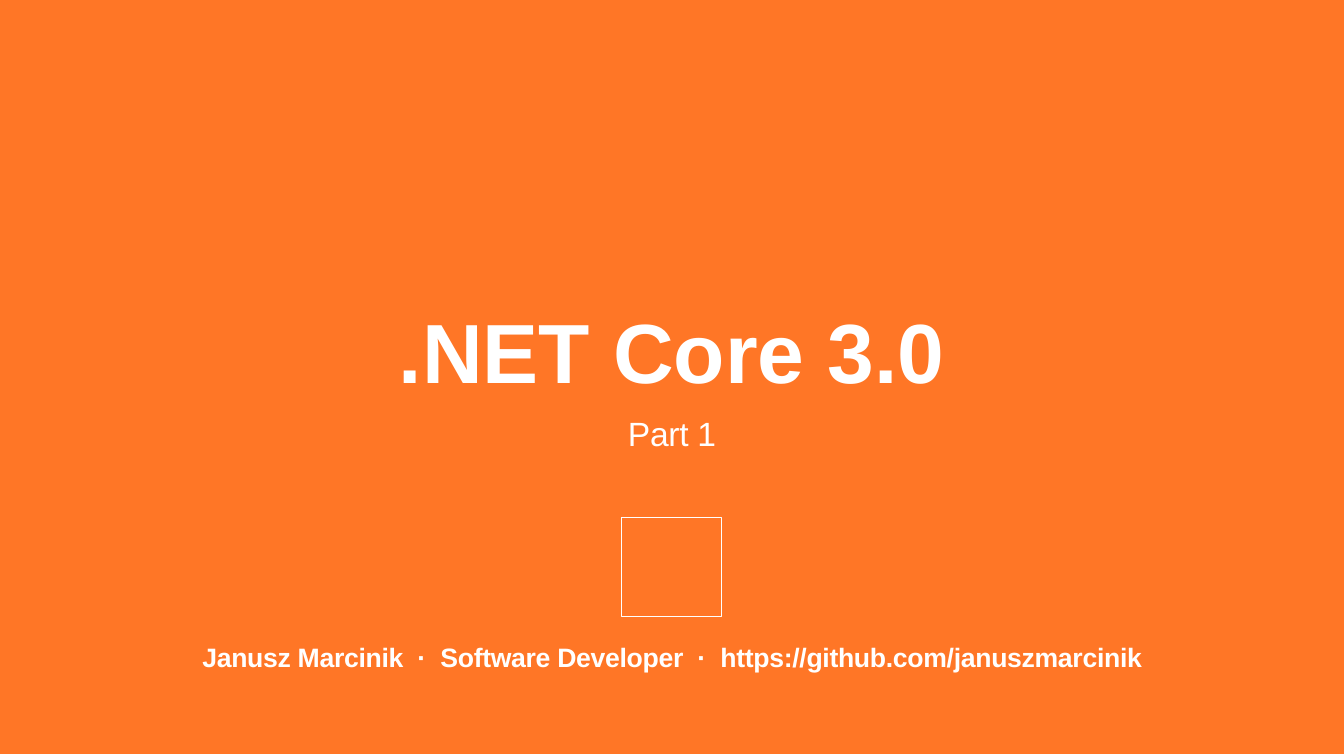
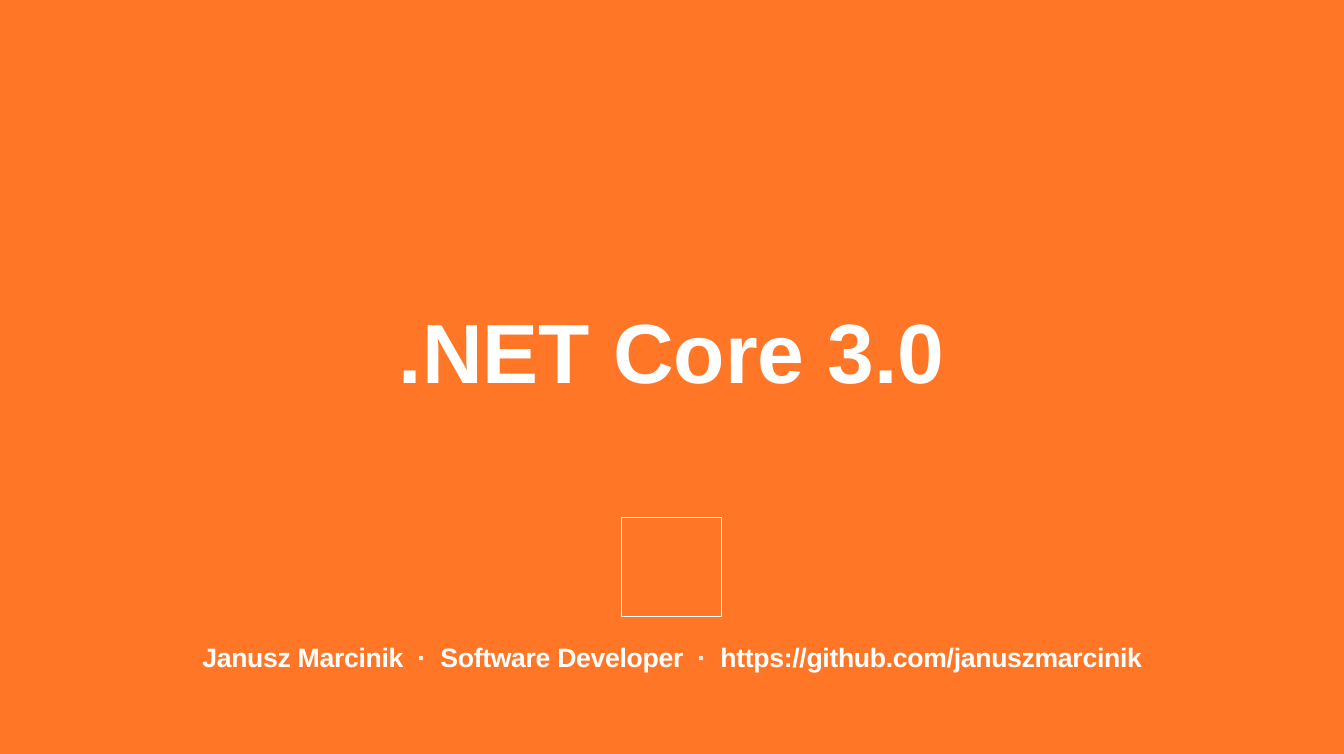
Before and after one commit to januszmarcinik/.NET-getting-started, a slide deck: slide 2 of PGS SharpDev.pptx. Drawn at 1344x754 pixels with LibreOffice and Linux fonts; fonts in the diff are those of the drawing; background and template pictures are left out. Boxes give left, top, right and bottom in pixels: in the first picture for what was removed or moved away, otherwise in the second. Text is boxed around its words. In the diff, an @@ line names an element or a change of style, - is before the commit and + after.

Commit message:
Test presentation and some fixes

```diff
--- a/PGS SharpDev.pptx
+++ b/PGS SharpDev.pptx
@@ text removed at [628,423,716,447] @@
-Part 1
```
Also in this commit, not shown: 3 other files.
